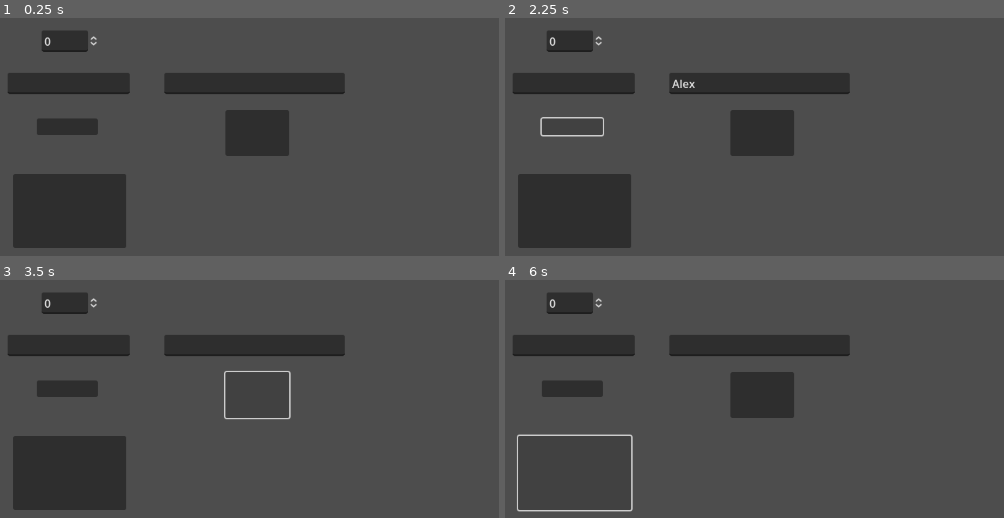
Above: before the commit, frames 1-4 (two rows, left to right).
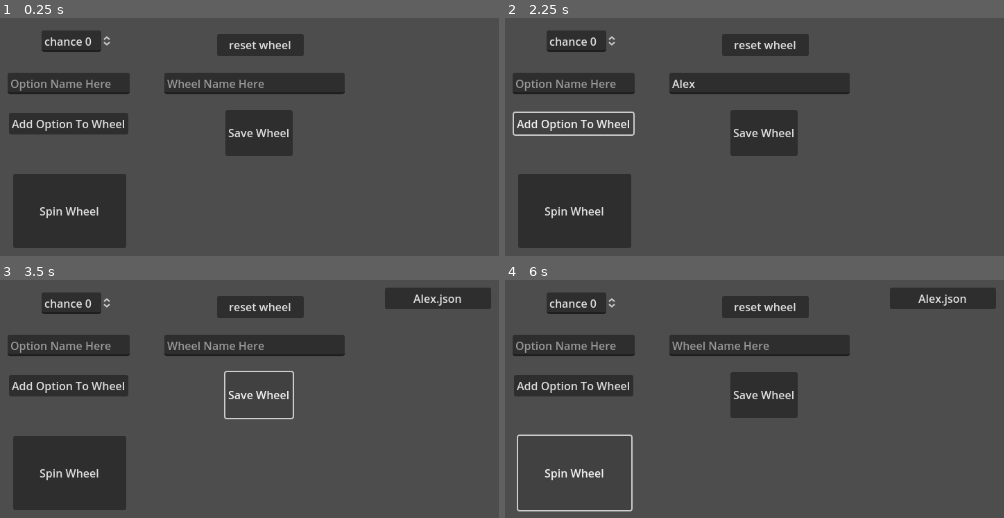
Above: after the commit, the same moments.

Repository: ArminKuburas/godot_spinner
Game: Godot game, scene res://node_2d.tscn
Two runs of this game, one before a commit and one after it. Both use one fixed random seed, a clock stepped at 60 frames per second and the inputs below.
Inputs (mouse positions are in pixels of both pictures, inside the frame that each line leads up to; where the layout moved, square brackets give the same spot in the first picture):
- Up to frame 1 (0.25 s): no input
- Up to frame 2 (2.25 s): click (759, 84) at 0.52 s; type "Alex" at 0.6 s; click (574, 84) at 0.75 s; type "Alex" at 0.83 s; click (574, 210) at 1.25 s; click (574, 122) [569, 127] at 2 s
- Up to frame 3 (3.5 s): click (259, 394) at 2.75 s
- Up to frame 4 (6 s): click (944, 299) at 3.5 s, where only the run after the commit has a clickable "Alex.json"; click (764, 306) at 4.25 s, where only the run after the commit has a clickable "reset wheel"; click (574, 384) [569, 389] at 5 s; click (574, 472) at 5.75 s

The runs differ from the first frame. In frame 1, 4.6% of the frame differs, in the area x 1-61%, y 5-85%; in frame 2, 3.9%; in frame 3, 6.4%; in frame 4, 6.4%, in the area x 1-99%, y 3-85%.

Commit message:
feat: added the ability to select which saved wheel you want to load in.

Diff:
--- a/godot-spinner-project/node_2d.gd
+++ b/godot-spinner-project/node_2d.gd
@@ -9,6 +9,7 @@
 	$Button.connect("pressed", Callable(self, "_on_button_pressed"))
 	$ConfirmButton.connect("pressed", Callable(self, "_on_confirm_button_pressed"))
 	$wheel_save_button.connect("pressed", Callable(self, "_on_wheel_save_button_pressed"))
+	$reset_wheel.connect("pressed", Callable(self, "_on_reset_wheel_pressed"))
 	var dir = DirAccess.open("user://wheels")
 	if dir == null:
 		DirAccess.make_dir_absolute("user://wheels")
@@ -47,9 +48,15 @@
 		while file_name != "":
 			if !dir.current_is_dir() and file_name.ends_with(".json"):
 				print("Saved wheel: ", file_name)
-				load_wheel(file_name)
+				var item = Button.new()
+				item.text = file_name
+				item.connect("pressed", Callable(self, "_on_wheel_button_pressed").bind(file_name))
+				$VBoxContainer.add_child(item)
 			file_name = dir.get_next()
 		dir.list_dir_end()
+
+func _on_wheel_button_pressed(file_name: String) -> void:
+	load_wheel(file_name)
 
 func load_wheel(file_name: String) -> void:
 	var file = FileAccess.open(save_path + file_name, FileAccess.READ)
@@ -81,5 +88,15 @@
 	if wheel_name != "":
 		save_wheel(wheel_name)
 		$wheel_name.text = ""
+		var item = Button.new()
+		var file_name = wheel_name + ".json"
+		item.text = file_name
+		item.connect("pressed", Callable(self, "_on_wheel_button_pressed").bind(file_name))
+		$VBoxContainer.add_child(item)
 	else:
 		print("please provide a wheel name")
+
+
+func _on_reset_wheel_pressed() -> void:
+	options.clear()
+	print("Wheel has been reset")
--- a/godot-spinner-project/node_2d.tscn
+++ b/godot-spinner-project/node_2d.tscn
@@ -12,37 +12,57 @@
 offset_top = 251.0
 offset_right = 244.0
 offset_bottom = 358.0
+text = "Spin Wheel"
 
 [node name="wheel_name" type="LineEdit" parent="."]
 offset_left = 299.0
 offset_top = 105.0
 offset_right = 559.0
 offset_bottom = 136.0
+placeholder_text = "Wheel Name Here"
 
 [node name="option_name" type="LineEdit" parent="."]
 offset_left = 73.0
 offset_top = 105.0
 offset_right = 249.0
 offset_bottom = 136.0
+placeholder_text = "Option Name Here"
 
 [node name="ConfirmButton" type="Button" parent="."]
-offset_left = 115.0
-offset_top = 171.0
-offset_right = 203.0
-offset_bottom = 195.0
+offset_left = 75.0
+offset_top = 163.0
+offset_right = 247.0
+offset_bottom = 194.0
+text = "Add Option To Wheel"
 
 [node name="option_chance" type="SpinBox" parent="."]
 offset_left = 122.0
 offset_top = 44.0
-offset_right = 205.063
+offset_right = 224.0
 offset_bottom = 75.0
+prefix = "chance"
 
 [node name="wheel_save_button" type="Button" parent="."]
 offset_left = 387.0
 offset_top = 159.0
 offset_right = 479.0
 offset_bottom = 225.0
+text = "Save Wheel"
+
+[node name="VBoxContainer" type="VBoxContainer" parent="."]
+offset_left = 617.0
+offset_top = 37.0
+offset_right = 770.0
+offset_bottom = 226.0
+
+[node name="reset_wheel" type="Button" parent="."]
+offset_left = 375.0
+offset_top = 49.0
+offset_right = 500.0
+offset_bottom = 81.0
+text = "reset wheel"
 
 [connection signal="pressed" from="Button" to="." method="_on_button_pressed"]
 [connection signal="pressed" from="ConfirmButton" to="." method="_on_confirm_button_pressed"]
 [connection signal="pressed" from="wheel_save_button" to="." method="_on_wheel_save_button_pressed"]
+[connection signal="pressed" from="reset_wheel" to="." method="_on_reset_wheel_pressed"]
